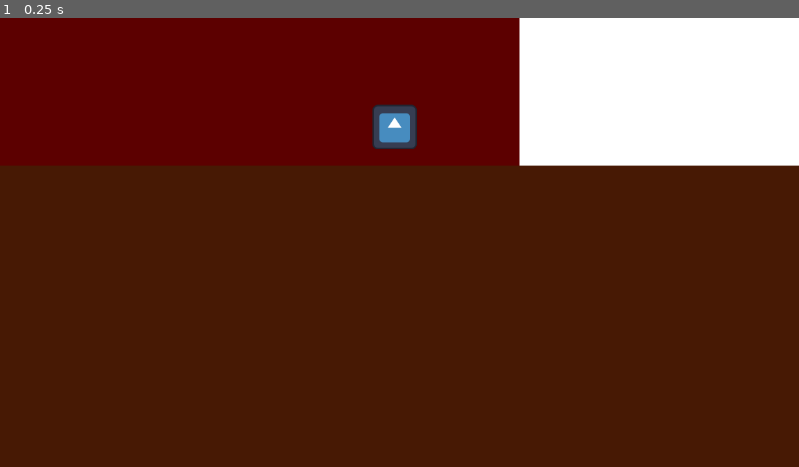
Above: before the commit, frame 1.
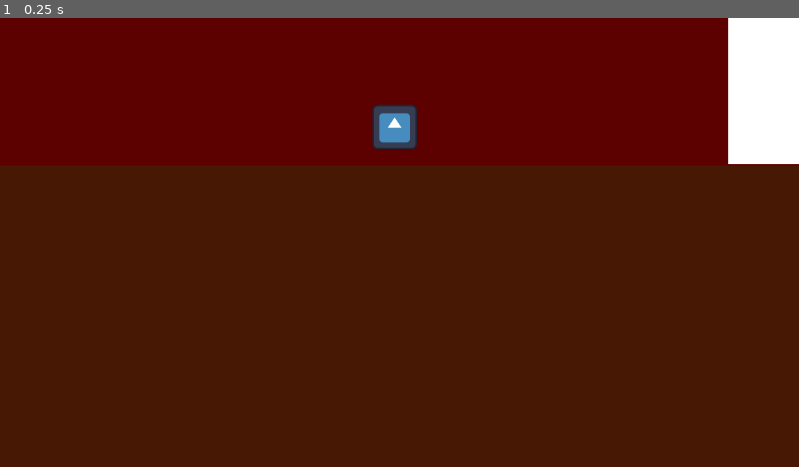
Above: after the commit, the same moment.

Repository: SharpieGod/under-the-surface
Game: Godot game, scene res://test.tscn
Two runs of this game, one before a commit and one after it. Both use one fixed random seed, a clock stepped at 60 frames per second and the inputs below. The engine's default icon, where the game draws it, is replaced by a stand-in: a white triangle on a blue panel in a dark square.
Inputs:
- Up to frame 1 (0.25 s): no input

The runs differ from the first frame. In frame 1, 8.7% of the frame differs, in the area x 64-100%, y 0-33%.

Commit message:
cave start

Diff:
--- a/HandTracker.gd
+++ b/HandTracker.gd
@@ -49,7 +49,7 @@
                 const handedness = results.multiHandedness || [];
                 window._handData = landmarks.map((lm, i) => ({
                     landmarks: lm,
-                    isLeft: handedness[i]?.label === "Left"
+					isLeft: handedness[i]?.label === "Left"
                 }));
             });
 
--- a/receiver.gd
+++ b/receiver.gd
@@ -84,4 +84,4 @@
 	#_prev_closed[is_left] = false
 
 func _update_cursor_state(cursor: Node2D, is_closed: bool):
-	cursor.scale = Vector2(0.6, 0.6) if is_closed else Vector2(1.0, 1.0)
+	cursor.scale = Vector2(0.2, 0.2) if is_closed else Vector2(1.2, 1.2)
--- a/test.tscn
+++ b/test.tscn
@@ -20,8 +20,8 @@
 texture = ExtResource("1_ykrsh")
 
 [node name="Wall" type="StaticBody2D" parent="." unique_id=1508608239]
-position = Vector2(775.0001, -226.00003)
-scale = Vector2(831.22534, 831.22534)
+position = Vector2(1377, -262.00006)
+scale = Vector2(831.22534, 832.86536)
 
 [node name="CollisionShape2D" type="CollisionShape2D" parent="Wall" unique_id=1169385268]
 position = Vector2(0.006616771, 0.0012030303)
@@ -31,16 +31,6 @@
 
 [node name="Sprite2D" type="Sprite2D" parent="Wall" unique_id=1133050313]
 texture = ExtResource("1_ykrsh")
-
-[node name="Sprite2D3" type="Sprite2D" parent="." unique_id=1082793705]
-position = Vector2(-918, -1314.0001)
-scale = Vector2(9.959996, 9.959996)
-texture = ExtResource("2_8uh7m")
-
-[node name="Sprite2D4" type="Sprite2D" parent="." unique_id=1561835576]
-position = Vector2(833, -2176)
-scale = Vector2(9.959996, 9.959996)
-texture = ExtResource("2_8uh7m")
 
 [node name="Player" type="CharacterBody2D" parent="." unique_id=372836337 node_paths=PackedStringArray("cursor_left", "cursor_right")]
 script = ExtResource("1_37kl0")
@@ -91,3 +81,71 @@
 [node name="Sprite2D" type="Sprite2D" parent="Wall2" unique_id=1265506919]
 modulate = Color(0.28, 0.100146666, 0.016800001, 1)
 texture = ExtResource("1_ykrsh")
+
+[node name="Wall3" type="StaticBody2D" parent="." unique_id=744351226]
+position = Vector2(-781.00006, -1021.0001)
+rotation = 0.20587645
+scale = Vector2(831.22534, 831.22534)
+
+[node name="CollisionShape2D" type="CollisionShape2D" parent="Wall3" unique_id=1864463898]
+position = Vector2(0.006616771, 0.0012030303)
+rotation = -3.1415925
+scale = Vector2(0.06550122, 0.06550122)
+shape = SubResource("RectangleShape2D_g14j6")
+
+[node name="Sprite2D" type="Sprite2D" parent="Wall3" unique_id=1732502351]
+texture = ExtResource("1_ykrsh")
+
+[node name="Wall6" type="StaticBody2D" parent="." unique_id=1646866250]
+position = Vector2(-2722, -1086)
+scale = Vector2(3329.897, 845.9054)
+
+[node name="CollisionShape2D" type="CollisionShape2D" parent="Wall6" unique_id=156419214]
+position = Vector2(0.006616771, 0.0012030303)
+rotation = -3.1415925
+scale = Vector2(0.06550122, 0.06550122)
+shape = SubResource("RectangleShape2D_g14j6")
+
+[node name="Sprite2D" type="Sprite2D" parent="Wall6" unique_id=1542818268]
+texture = ExtResource("1_ykrsh")
+
+[node name="Wall7" type="StaticBody2D" parent="." unique_id=932947883]
+position = Vector2(1172, -1932)
+rotation = 1.2703826
+scale = Vector2(3329.897, 845.9054)
+
+[node name="CollisionShape2D" type="CollisionShape2D" parent="Wall7" unique_id=554513522]
+position = Vector2(0.006616771, 0.0012030303)
+rotation = -3.1415925
+scale = Vector2(0.06550122, 0.06550122)
+shape = SubResource("RectangleShape2D_g14j6")
+
+[node name="Sprite2D" type="Sprite2D" parent="Wall7" unique_id=1874570079]
+texture = ExtResource("1_ykrsh")
+
+[node name="Wall4" type="StaticBody2D" parent="." unique_id=1436105628]
+position = Vector2(788.0004, -1117.9999)
+rotation = 0.20587645
+scale = Vector2(831.22534, 831.22534)
+
+[node name="CollisionShape2D" type="CollisionShape2D" parent="Wall4" unique_id=1809340970]
+position = Vector2(0.006616771, 0.0012030303)
+rotation = -3.1415925
+scale = Vector2(0.06550122, 0.06550122)
+shape = SubResource("RectangleShape2D_g14j6")
+
+[node name="Sprite2D" type="Sprite2D" parent="Wall4" unique_id=1532615206]
+texture = ExtResource("1_ykrsh")
+
+[node name="Wall5" type="StaticBody2D" parent="." unique_id=965540425]
+position = Vector2(-1437, -246)
+scale = Vector2(579.4497, 1388.4626)
+
+[node name="CollisionShape2D" type="CollisionShape2D" parent="Wall5" unique_id=979317938]
+position = Vector2(0.006616771, 0.0012030303)
+rotation = -3.1415925
+scale = Vector2(0.06550122, 0.06550122)
+shape = SubResource("RectangleShape2D_g14j6")
+
+[node name="Sprite2D" type="Sprite2D" parent="Wall5" unique_id=1441033544]
+texture = ExtResource("1_ykrsh")
Not shown, changed: export_presets.cfg
